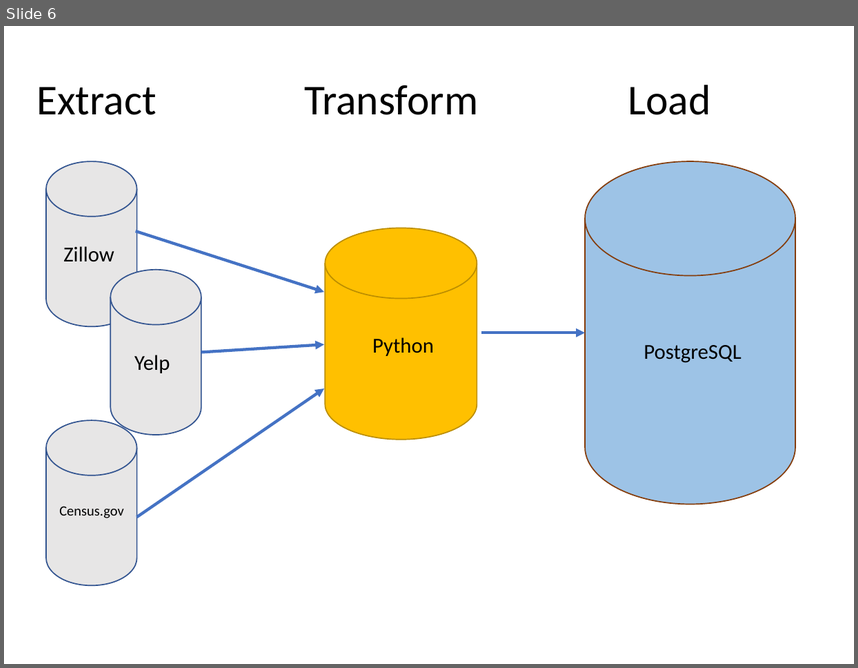
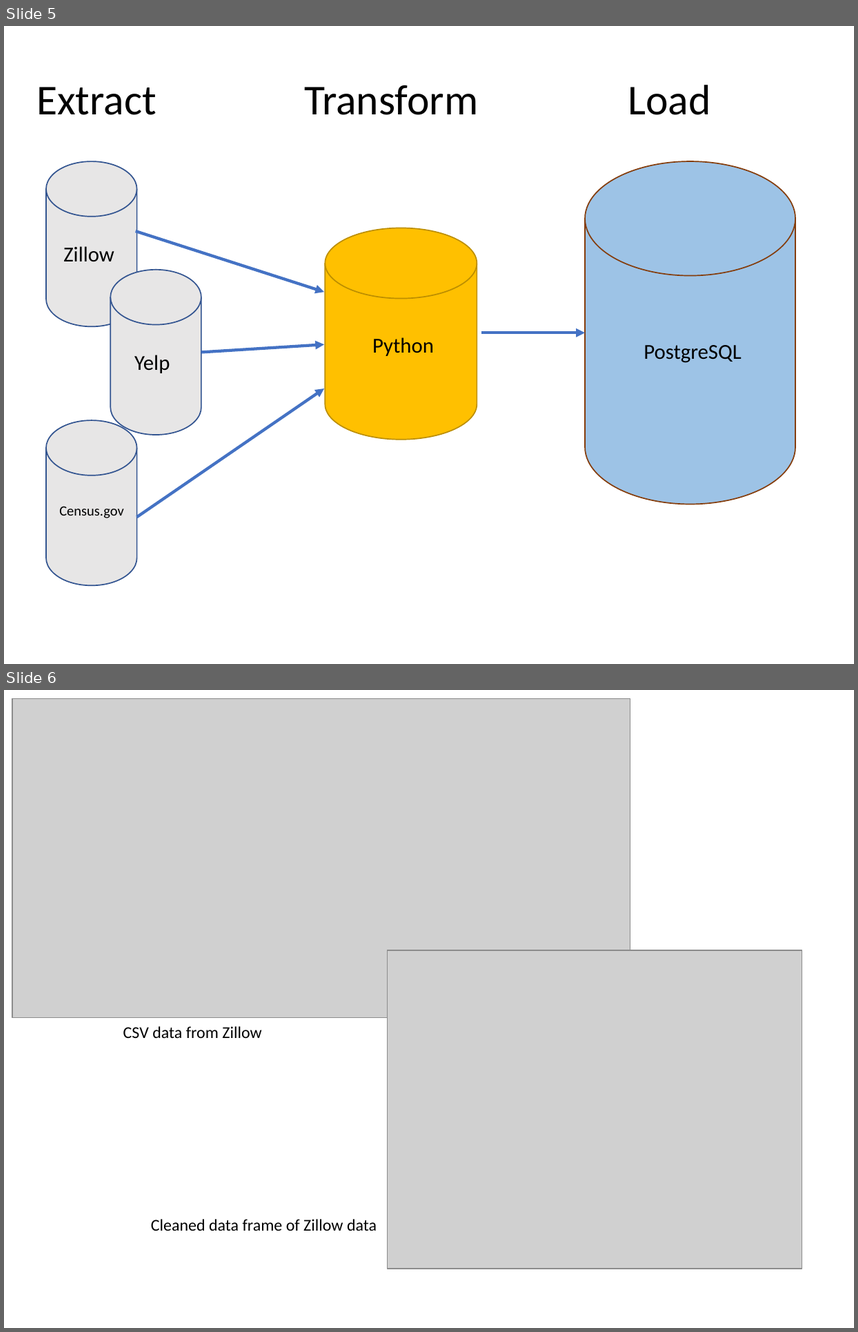
Before and after one commit to abrahambenaim/ETL-Project, a slide deck: ETL Project - CHAMPS.pptx. Shown one above the other, each under a label of ours: slide 6 before the commit, slides 5 and 6 after it. The pictures are 858x668 and 858x1332 pixels, drawn with LibreOffice and Linux fonts; fonts in the diff are those of the drawing; grey boxes stand for pictures. Boxes give left, top, right and bottom in pixels: in the first picture for what was removed or moved away, otherwise in the second. Text is boxed around its words. In the diff, an @@ line names an element or a change of style, - is before the commit and + after.

```diff
--- a/ETL Project - CHAMPS.pptx
+++ b/ETL Project - CHAMPS.pptx
@@ slide 6 added at (4, 690, 854, 1328), background #FFFFFF @@
@@ picture added at (12, 698, 631, 1017) @@
@@ picture added at (388, 950, 802, 1268) @@
@@ text added at (123, 1026, 261, 1038), 14 pt, text #000000 @@
+CSV data from Zillow
@@ text added at (151, 1219, 377, 1230), 14 pt, text #000000 @@
+Cleaned data frame of Zillow data
@@ what was slide 6 is now slide 5 @@
```
Also in this commit, not shown: 4 slides changed, 3 other slides added, 1 slide removed.
